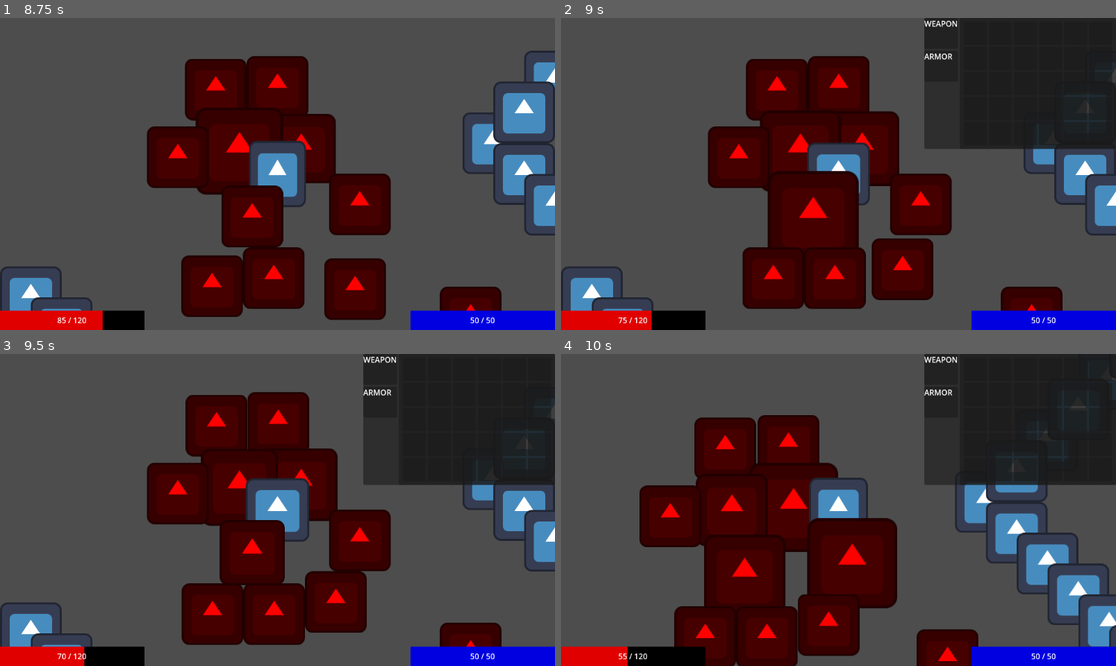
Above: before the commit, frames 1-4 (two rows, left to right).
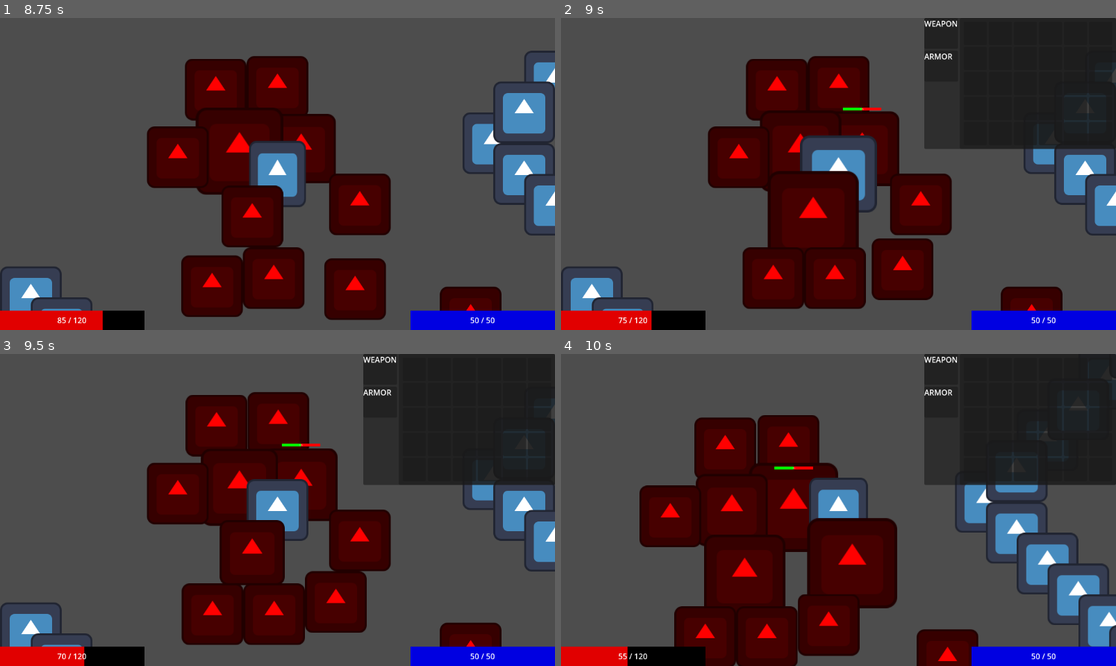
Above: after the commit, the same moments.

Repository: PietPadda/Godot_2D_ARPG
Game: Godot game, scene res://scenes/levels/main.tscn
The game is run twice, just before and just after one commit, with the same random seed, the same clock (stepped at 60 frames per second) and the same inputs. The engine's default icon, where the game draws it, is replaced by a stand-in: a white triangle on a blue panel in a dark square.
Inputs (mouse positions are in pixels of both pictures, inside the frame that each line leads up to):
- Up to frame 1 (8.75 s): tap Enter at 0.5 s; move the mouse to (249, 236) at 0.52 s; tap Space (attack) at 0.6, 1.35, 2.3, 3.05, 3.5, 3.6, 4.35, 5.3, 6.05, 6.6, 7.35, 8.3 s; click (249, 236) at 0.67 s; move the mouse to (444, 220) at 1.27 s; click (444, 220) at 1.42 s; move the mouse to (111, 127) at 2.02 s; press the mouse at (111, 127) at 2.03 s; move the mouse to (305, 174) at 2.77 s; release the mouse at (305, 174) at 2.78 s; tap I (toggle_character_sheet) at 2.85, 5.85 s; click (305, 174) at 2.92 s; move the mouse to (377, 33) at 3.52 s; click (377, 33) at 3.67 s; move the mouse to (377, 64) at 4.27 s; click (377, 64) at 4.42 s; move the mouse to (416, 33) at 5.02 s; press the mouse at (416, 33) at 5.03 s; move the mouse to (438, 33) at 5.77 s; release the mouse at (438, 33) at 5.78 s; click (438, 33) at 5.92 s; move the mouse to (249, 236) at 6.52 s; click (249, 236) at 6.67 s; move the mouse to (444, 220) at 7.27 s; click (444, 220) at 7.42 s; move the mouse to (111, 127) at 8.02 s; press the mouse at (111, 127) at 8.03 s
- Up to frame 2 (9 s): move the mouse to (866, 174) at 8.77 s; release the mouse at (866, 174) at 8.78 s; tap I (toggle_character_sheet) at 8.85 s; click (866, 174) at 8.92 s
- Up to frame 3 (9.5 s): tap Space (attack) at 9.05 s
- Up to frame 4 (10 s): move the mouse to (1027, 369) at 9.52 s; tap Space (attack) at 9.6 s; click (1027, 369) at 9.67 s

Frame 1 is identical in both runs. In frame 2, 1.3% of the frame differs, in the area x 43-58%, y 28-63%; in frame 3, 0.3%; in frame 4, less than 0.1%.
Error before the commit: Invalid call. Nonexistent function 'move_along_path' in base 'Node (GridMovementComponent)'. (res://scripts/player/states/player_chase_state.gd:26)

Commit message:
refactor(player): implement smart grid-based chase logic

Diff:
--- a/scripts/player/states/player_chase_state.gd
+++ b/scripts/player/states/player_chase_state.gd
@@ -4,6 +4,9 @@
 extends PlayerState # Make sure it extends PlayerState
 
 var target: Node2D
+var move_path: PackedVector2Array = []
+# We need to track the target's last known tile to avoid spamming the pathfinder.
+var last_target_tile: Vector2i
 
 # Scene referenes needed for move state
 @onready var attack_component: AttackComponent = player.get_node("AttackComponent")
@@ -16,19 +19,16 @@
 		state_machine.change_state(States.PLAYER_STATE_NAMES[States.PLAYER.IDLE]) # just idle if invalid target
 		return # early exit
 
-	# Find a path to the target's current location.
-	var start_pos = Grid.world_to_map(player.global_position)
-	var end_pos = Grid.world_to_map(target.global_position)
-	var path = Grid.find_path(start_pos, end_pos)
+	# Connect to the signal that tells us when a single tile move is complete.
+	grid_movement_component.move_finished.connect(_on_move_finished)
 
-	# If a path exists, tell the component to start moving.
-	if not path.is_empty():
-		grid_movement_component.move_along_path(path)
-		animation_component.play_animation("Move")
-	else:
-		# If no path, we might already be in range, or the target is unreachable.
-		# Go idle and let the next input decide.
-		state_machine.change_state(States.PLAYER_STATE_NAMES[States.PLAYER.IDLE])
+	# Calculate the initial path to start the chase.
+	_recalculate_path()
+
+func exit() -> void:
+	# Disconnect the signal and stop all movement when leaving this state.
+	grid_movement_component.move_finished.disconnect(_on_move_finished)
+	grid_movement_component.stop()
 
 func process_physics(delta: float) -> void:
 	# First, check if our target still exists.
@@ -36,18 +36,45 @@
 		state_machine.change_state(States.PLAYER_STATE_NAMES[States.PLAYER.IDLE]) # just idle if invalid target
 		return # early exit
 
-	# Check distance using our new, correct stat calculator.
+	# First, always check if we've arrived in attack range.
 	var distance_to_target = player.global_position.distance_to(target.global_position)
-	var attack_range = stats_component.get_total_stat("range") # Correctly call the calculator
+	var attack_range = stats_component.get_total_stat("range")
 
-	if distance_to_target <= attack_range: # if we're in range
-		# We are in range! Stop moving and transition to Attack.
-		grid_movement_component.move_along_path([]) # Clear the path to stop movement.
+	if distance_to_target <= attack_range:
+		var attack_state: PlayerAttackState = state_machine.states["attack"]
+		attack_state.target = target
+		state_machine.change_state(States.PLAYER_STATE_NAMES[States.PLAYER.ATTACK])
+		return
 
-		# Pass the target to the AttackState and transition.
-		var attack_state = state_machine.states["attack"] # attackstate
-		attack_state.target = target # pass the target to attack
-		state_machine.change_state(States.PLAYER_STATE_NAMES[States.PLAYER.ATTACK]) # and attack
-	else:
-		# If we're not in range, we need to move! This was the missing piece.
-		pass
+	# If not in range, check if we need to update our path.
+	# Only recalculate if we're not busy moving AND the target has moved to a new tile.
+	if not grid_movement_component.is_moving:
+		var current_target_tile = Grid.world_to_map(target.global_position)
+		if current_target_tile != last_target_tile:
+			_recalculate_path()
+
+# This function is called every time a single tile movement is finished.
+func _on_move_finished() -> void:
+	# When we arrive at a tile, simply try to move to the next one in our current path.
+	_move_to_next_tile()
+
+# Gets a new path and starts the movement process.
+func _recalculate_path() -> void:
+	var start_pos = Grid.world_to_map(player.global_position)
+	var end_pos = Grid.world_to_map(target.global_position)
+
+	self.last_target_tile = end_pos
+	self.move_path = Grid.find_path(start_pos, end_pos)
+
+	player.get_node("AnimationComponent").play_animation("Move")
+	_move_to_next_tile()
+
+# Moves to the very next tile in the current path array.
+func _move_to_next_tile() -> void:
+	if move_path.is_empty():
+		# Path is done, but we're not in range. Let the physics process recalculate.
+		return
+
+	var next_pos = move_path[0]
+	move_path.remove_at(0)
+	grid_movement_component.move_to(next_pos)
